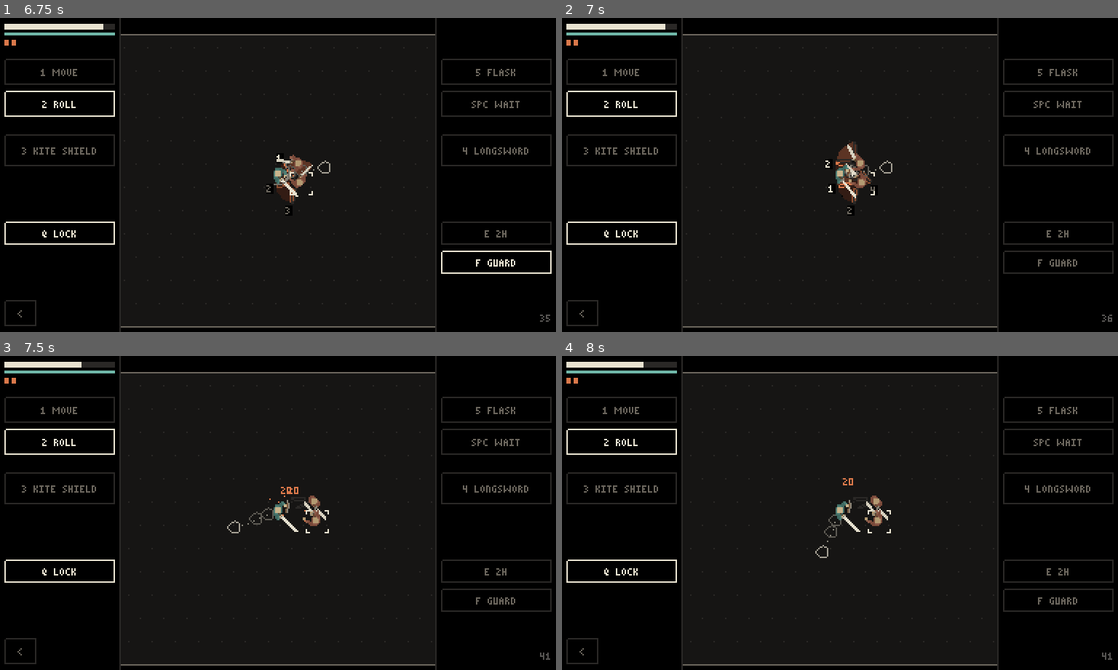
Above: before the commit, frames 1-4 (two rows, left to right).
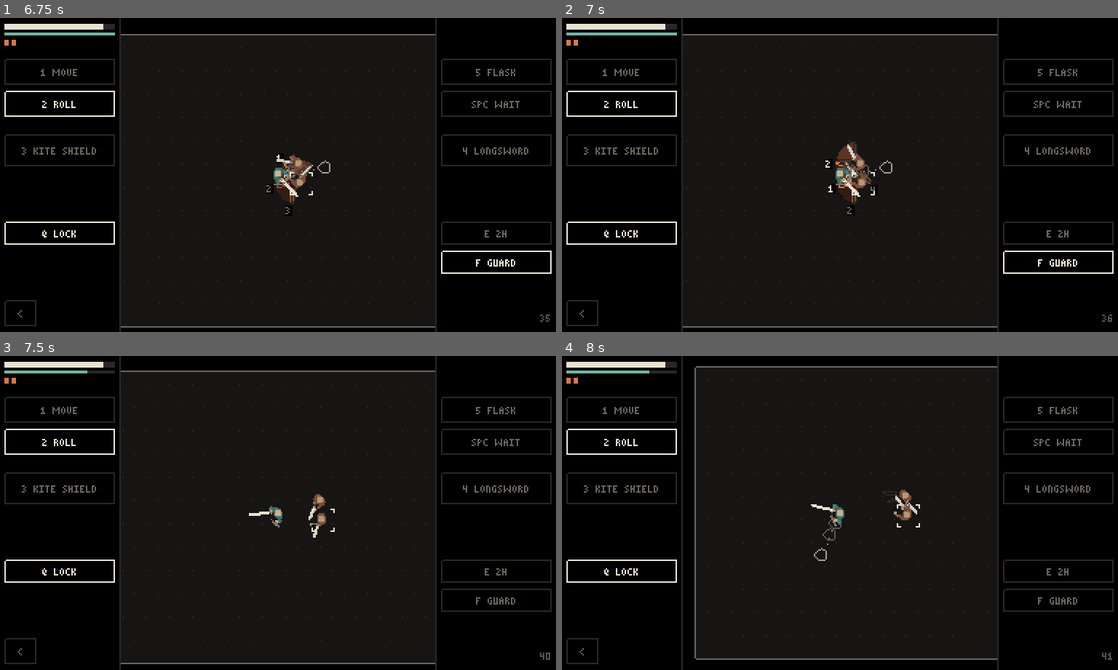
Above: after the commit, the same moments.

Repository: Martin-Hourigan/Pack-hero
Game: Godot game, scene res://scenes/duel.tscn
Same seed, same stepped clock (60 frames per second), same inputs: the game is played once before the commit and once after it.
Inputs (mouse positions are in pixels of both pictures, inside the frame that each line leads up to):
- Up to frame 1 (6.75 s): tap Enter at 0.5, 5, 6.5 s; move the mouse to (400, 159) at 0.52 s; hold Right 0.53-1.25 s; tap Space at 0.6, 0.77, 1.07, 2.3, 3.5, 3.77, 3.8, 4.07, 5.3, 5.75 s; click (400, 159) at 0.67 s; drag from (166, 190) to (250, 237) at 1.27 s; move the mouse to (333, 105) at 2.02 s; hold Right 2.03-2.75 s; tap 2 at 2.1 s; drag from (250, 237) to (111, 127) at 2.77 s; move the mouse to (444, 222) at 3.52 s; hold Left 3.53-4.25 s; tap 4 at 3.6 s; drag from (111, 127) to (194, 96) at 4.27 s; move the mouse to (305, 175) at 5.02 s; hold S 5.03-5.75 s; tap Q at 5.1 s; click (305, 175) at 5.17 s; drag from (194, 96) to (166, 190) at 5.77 s; move the mouse to (400, 159) at 6.52 s; hold Up from 6.53 s (still down); tap F at 6.6 s
- Up to frame 2 (7 s): keep holding Up; tap Space at 6.77, 6.8 s
- Up to frame 3 (7.5 s): tap Space at 7.07 s; release Up at 7.25 s; drag from (166, 528) to (250, 575) at 7.27 s
- Up to frame 4 (8 s): no input

Frame 1 is identical in both runs. In frame 2, 0.4% of the frame differs, in the area x 49-100%, y 45-82%; in frame 3, 1.8%; in frame 4, 2.2%, in the area x 14-79%, y 1-99%.

Commit message:
Waiting keeps GUARD; held WAIT steps every 0.3 s

Diff:
--- a/scripts/acts.gd
+++ b/scripts/acts.gd
@@ -175,7 +175,7 @@
 ## the first swing step. casts: a limit (spells). loaded: needs loading
 ## first (a crossbow). reload: steps. block: arc (degrees in front where
 ## hits are stopped); cut: how much of a stopped hit still hurts. Anything
-## but walking drops GUARD, unless "keeps guard".
+## but walking or waiting drops GUARD, unless "keeps guard".
 const ITEMS := {
 	"longsword": {"name": "LONGSWORD", "hands": 1, "key": "ls", "nodes": ["ls_hilt", "ls_blade"], "blade": "ls_blade", "does": {
 		"light": {"clip": "ls_light", "wind": 1, "swing": 4, "rec": 2, "live": [1, 2, 3, 4], "dmg": 30, "st": 20},
--- a/scripts/duel.gd
+++ b/scripts/duel.gd
@@ -508,7 +508,7 @@
 			wiggle["flasks"] = 0.4
 		return false
 	stamina -= cost(k)
-	if k != "move" and not s.get("keeps guard", false):
+	if not k in ["move", "wait"] and not s.get("keeps guard", false):
 		guard = false
 	if casts_left(k) > 0:
 		casts[item_key(h) + ":" + k.split(":")[1]] = casts_left(k) - 1
--- a/scripts/duel_main.gd
+++ b/scripts/duel_main.gd
@@ -29,7 +29,7 @@
 ## second tap on the same spot does it (locked on, a shot: one tap);
 ## LOCK: then tap (click) an enemy to lock on to it (the mouse is a reticle
 ## meanwhile; LOCK again stops picking); locked on, LOCK lets go.
-## holding WAIT keeps waiting.
+## holding WAIT (or Space) keeps waiting, a step every HOLD_T.
 ## Toggles above the bottom right: LOCK (Q), 2H (E), GUARD (F); lit when
 ## on. BLOCK, TWO HANDS and ONE HAND aren't in the menus: they're these.
 ## Dev flags (after --): --duel (straight in), --seed=N, --at=x,y (the hero
@@ -43,6 +43,7 @@
 ## screen), --dohero=right:heavy_bolt (the hero starts it, before --steps).
 
 const STEP_T := 0.07  # s a step takes on screen
+const HOLD_T := 0.3  # s from one step to the next while WAIT is held
 const TOOLS := [["1", "move"], ["2", "roll"], ["3", "hand:left"], ["4", "hand:right"], ["5", "flask"]]
 const KEYS := [KEY_1, KEY_2, KEY_3, KEY_4, KEY_5]
 const TOGGLES := [["Q", "lock", "LOCK"], ["E", "two", "2H"], ["F", "guard", "GUARD"]]
@@ -69,6 +70,7 @@
 var touch := false  # taps: aim, then tap again to do it
 var aimed := false  # touch: a spot has been tapped
 var held := ""  # the button being held down
+var waited_at := 0.0  # clock when a held WAIT last waited
 var menu := ""  # the hand whose menu is open ("left", "right")
 var picking := false  # LOCK tapped: tap an enemy to lock on
 var slot := "right0"  # the gear screen's slot being filled
@@ -175,8 +177,8 @@
 		u = minf(u + dt / STEP_T, 1.0)
 		if u >= 1.0 and duel.result == "" and not duel.hero.idle():
 			_step()
-		elif held == "wait" and duel.result == "" and duel.hero.idle():
-			act("wait", duel.hero.pos)
+		elif held == "wait" and duel.result == "" and duel.hero.idle() and clock - waited_at >= HOLD_T:
+			_wait()
 	view.queue_redraw()
 	hud.queue_redraw()
 
@@ -235,6 +237,8 @@
 func _unhandled_input(ev: InputEvent) -> void:
 	if ev is InputEventKey and ev.pressed:
 		_key(ev.keycode, ev.echo)
+	elif ev is InputEventKey and ev.keycode == KEY_SPACE and held == "wait":
+		held = ""
 	elif ev is InputEventMouseButton and ev.button_index == MOUSE_BUTTON_LEFT:
 		if ev.pressed:
 			_press(get_global_mouse_position())
@@ -469,7 +473,7 @@
 		_to_title()
 	elif b == "wait":
 		held = "wait"
-		act("wait", duel.hero.pos)
+		_wait()
 	elif b == "flask":
 		act("flask", duel.hero.pos)
 	elif b != "":
@@ -536,8 +540,14 @@
 		else:
 			tool = t
 			menu = ""
-	elif k == KEY_SPACE:
-		act("wait", duel.hero.pos)  # held: keeps waiting
+	elif k == KEY_SPACE and not echo:
+		held = "wait"  # until it's let go
+		_wait()
+
+
+func _wait() -> void:
+	if act("wait", duel.hero.pos):
+		waited_at = clock
 
 
 ## The hero does this, if free (once the last step has finished showing).
--- a/tests/duel_checks.gd
+++ b/tests/duel_checks.gd
@@ -239,12 +239,13 @@
 	check(d.stamina == 50 + int(Acts.HERO["guard_back"]), "guarding, stamina comes back slower", str(d.stamina))
 	d.plan("roll", d.hero.pos + Vector2(-20, 0))
 	check(not d.guard, "a roll drops GUARD")
-	# Walking keeps it; anything else drops it.
+	# Walking and waiting keep it; anything else drops it.
 	for k in ["move", "wait", "flask", "left:swap"]:
 		d = _armed("kite shield", "pike")
 		d.toggle_guard()
 		d.plan(k, d.hero.pos + Vector2(-20, 0))
-		check(d.guard == (k == "move"), "%s %s GUARD" % [k, "keeps" if k == "move" else "drops"])
+		var keeps: bool = k in ["move", "wait"]
+		check(d.guard == keeps, "%s %s GUARD" % [k, "keeps" if keeps else "drops"])
 	d = _armed("crossbow", "longsword")
 	check(not d.toggle_guard() and d.wiggle.has("guard"), "nothing to block with: GUARD wiggles")
 	# LOCK: picked by where you tap; shots aim at it wherever you point,
Not shown, changed: PLAN.md
